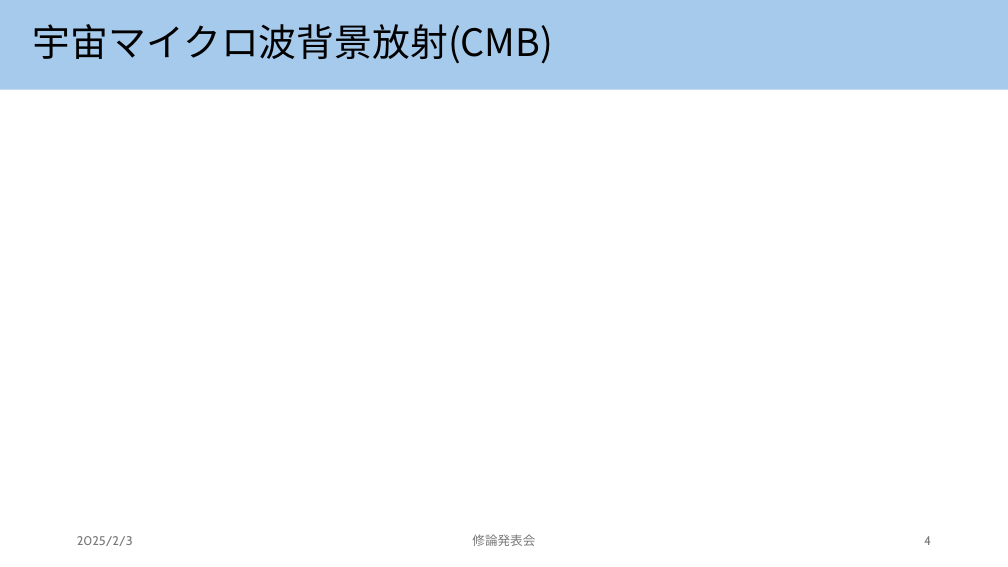
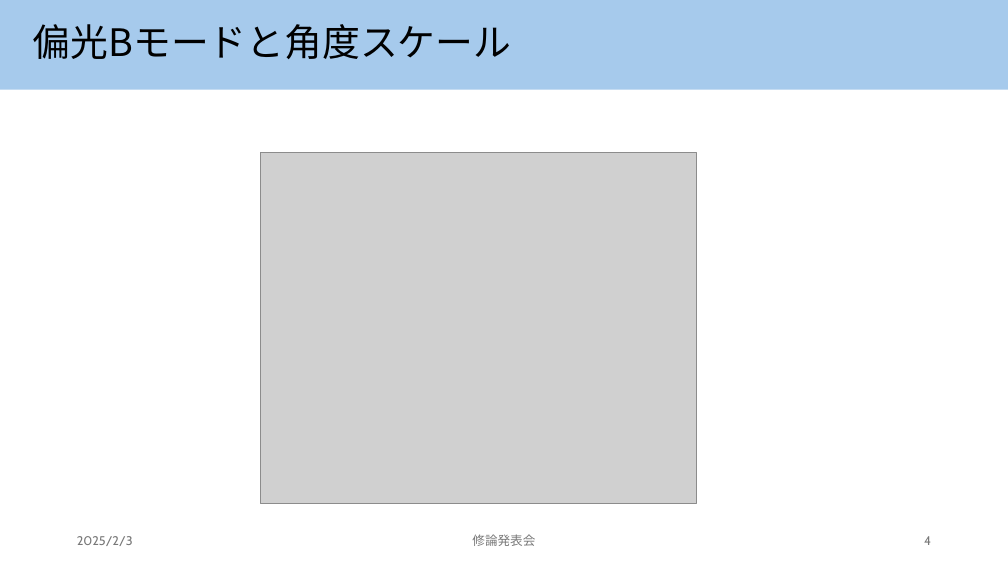
Before and after one commit to keisuke0821/master_thesis, a slide deck: slide 4 of mt_presentation.pptx. Drawn at 1008x567 pixels with LibreOffice and Linux fonts; fonts in the diff are those of the drawing; grey boxes stand for pictures. Boxes give left, top, right and bottom in pixels: in the first picture for what was removed or moved away, otherwise in the second. Text is boxed around its words. In the diff, an @@ line names an element or a change of style, - is before the commit and + after.

```diff
--- a/mt_presentation.pptx
+++ b/mt_presentation.pptx
@@ title at (33,24,511,59): text changed @@
-宇宙マイクロ波背景放射(CMB)
+偏光Bモードと角度スケール
@@ picture added at (260,153,696,504) @@
```
Also in this commit, not shown: 1 other slide changed.
